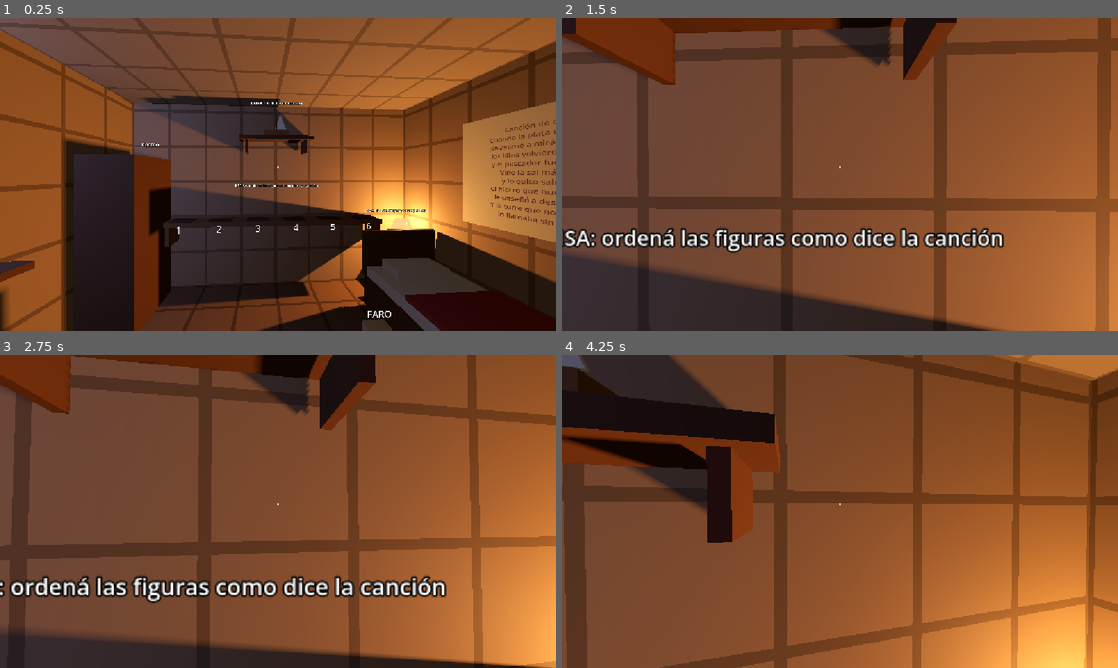
Above: before the commit, frames 1-4 (two rows, left to right).
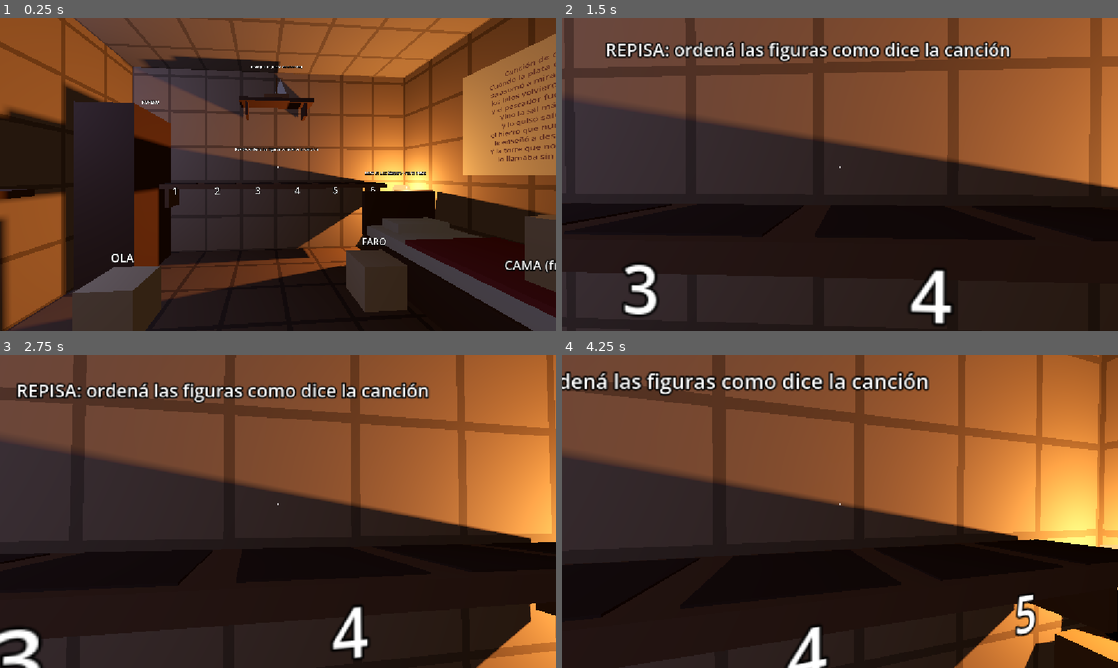
Above: after the commit, the same moments.

Repository: FacuWitt/tp_cved_juego
Game: Godot game, scene res://scenes/memories/m1_habitacion/m1_habitacion.tscn
Same seed, same stepped clock (60 frames per second), same inputs: the game is played once before the commit and once after it. This scene is started directly instead of the project's main scene.
Inputs (mouse positions are in pixels of both pictures, inside the frame that each line leads up to):
- Up to frame 1 (0.25 s): no input
- Up to frame 2 (1.5 s): tap Enter at 0.5 s; move the mouse to (867, 174) at 0.52 s; hold E (interact) 0.53-1.28 s; hold W (move_forward) from 0.53 s (still down); tap Space (jump) at 0.77, 1.07 s; tap Shift (sprint) at 0.8, 1.35 s; move the mouse to (812, 174) at 1.27 s
- Up to frame 3 (2.75 s): keep holding W (move_forward); tap Space (jump) at 1.52, 1.55, 1.82, 2.1 s; move the mouse to (289, 505) at 2.02 s; hold E (interact) from 2.03 s (still down)
- Up to frame 4 (4.25 s): keep holding W (move_forward); move the mouse to (834, 517) at 2.77 s; release E (interact) at 2.78 s; click (834, 517) at 2.85 s; tap Space (jump) at 3.02, 3.32, 3.77, 3.8, 4.07 s; tap Shift (sprint) at 3.05 s; move the mouse to (878, 514) at 3.52 s; hold E (interact) from 3.53 s (still down)

The runs differ from the first frame. In frame 1, 62% of the frame differs, in the area x 0-100%, y 0-100%; in frame 2, 69%; in frame 3, 73%; in frame 4, 86%.

Commit message:
tune(m1): perspectiva de nene de 7 años
- Figuras del puzzle más grandes (de 22 cm a 36 cm) y repisa más profunda.
- Perfil de jugador "nene" solo para la M1 (player_settings_child.tres):
  ojos a 1,1 m, camina un poco más lento y salta menos. El player original no cambia.

Co-Authored-By: Claude Opus 5.5 <noreply@anthropic.com>
Claude-Session: https://claude.ai/code/session_01UHLAKF6bBBEfM8DwHwKKJe

Diff:
--- /dev/null
+++ b/config/player_settings_child.tres
@@ -0,0 +1,10 @@
+[gd_resource type="Resource" script_class="PlayerSettings" format=3]
+
+[ext_resource type="Script" path="res://scripts/config/player_settings.gd" id="1_child"]
+
+[resource]
+script = ExtResource("1_child")
+walk_speed = 3.2
+sprint_speed = 5.0
+jump_velocity = 4.0
+camera_height = 1.1
--- a/scenes/interaction/puzzle_piece.tscn
+++ b/scenes/interaction/puzzle_piece.tscn
@@ -4,10 +4,10 @@
 [ext_resource type="Resource" path="res://config/pickup_settings.tres" id="2_e"]
 
 [sub_resource type="BoxMesh" id="BoxMesh_3_s"]
-size = Vector3(0.22, 0.22, 0.22)
+size = Vector3(0.36, 0.36, 0.36)
 
 [sub_resource type="BoxShape3D" id="BoxShape3D_4_s"]
-size = Vector3(0.22, 0.22, 0.22)
+size = Vector3(0.36, 0.36, 0.36)
 
 [sub_resource type="StandardMaterial3D" id="StandardMaterial3D_5_s"]
 albedo_color = Color(0.78, 0.66, 0.48, 1)
@@ -26,7 +26,7 @@
 shape = SubResource("BoxShape3D_4_s")
 
 [node name="Label3D" type="Label3D" parent="."]
-position = Vector3(0, 0.24, 0)
+position = Vector3(0, 0.32, 0)
 pixel_size = 0.003
 text = "PIEZA"
 font_size = 28
--- a/scenes/memories/m1_habitacion/m1_habitacion.tscn
+++ b/scenes/memories/m1_habitacion/m1_habitacion.tscn
@@ -6,12 +6,13 @@
 [ext_resource type="PackedScene" path="res://scenes/memories/m1_habitacion/props.tscn" id="4_e"]
 [ext_resource type="PackedScene" path="res://scenes/memories/m1_habitacion/puzzle.tscn" id="5_e"]
 [ext_resource type="PackedScene" path="res://scenes/player/player.tscn" id="6_e"]
-[ext_resource type="Script" path="res://scripts/ui/interaction_prompt.gd" id="7_e"]
-[ext_resource type="Resource" path="res://config/interaction_prompt_settings.tres" id="8_e"]
-[ext_resource type="Script" path="res://scripts/ui/reticle_dot.gd" id="9_e"]
-[ext_resource type="Script" path="res://scripts/ui/subtitle_display.gd" id="10_e"]
+[ext_resource type="Resource" path="res://config/player_settings_child.tres" id="7_e"]
+[ext_resource type="Script" path="res://scripts/ui/interaction_prompt.gd" id="8_e"]
+[ext_resource type="Resource" path="res://config/interaction_prompt_settings.tres" id="9_e"]
+[ext_resource type="Script" path="res://scripts/ui/reticle_dot.gd" id="10_e"]
+[ext_resource type="Script" path="res://scripts/ui/subtitle_display.gd" id="11_e"]
 
-[sub_resource type="Environment" id="Environment_11_s"]
+[sub_resource type="Environment" id="Environment_12_s"]
 background_mode = 1
 background_color = Color(0.02, 0.025, 0.04, 1)
 ambient_light_source = 2
@@ -51,6 +52,7 @@
 
 [node name="Player" parent="." instance=ExtResource("6_e")]
 position = Vector3(-0.2, 0.05, 1.0)
+settings = ExtResource("7_e")
 
 [node name="HUD" type="CanvasLayer" parent="."]
 
--- a/scenes/memories/m1_habitacion/puzzle.tscn
+++ b/scenes/memories/m1_habitacion/puzzle.tscn
@@ -14,15 +14,15 @@
 roughness = 0.85
 
 [sub_resource type="BoxShape3D" id="BoxShape3D_7_s"]
-size = Vector3(0.42, 0.3, 0.32)
+size = Vector3(0.46, 0.4, 0.42)
 
 [node name="Puzzle" type="Node3D"]
 
 [node name="Shelf" type="Node3D" parent="."]
 
 [node name="Board" type="CSGBox3D" parent="Shelf"]
-position = Vector3(0, 0.95, -1.84)
-size = Vector3(2.9, 0.06, 0.32)
+position = Vector3(0, 0.95, -1.79)
+size = Vector3(2.9, 0.06, 0.42)
 material = SubResource("StandardMaterial3D_5_s")
 use_collision = true
 
@@ -51,15 +51,15 @@
 position = Vector3(-1.25, 0, -1.84)
 
 [node name="Mark" type="CSGBox3D" parent="Slot1"]
-position = Vector3(0, 0.9825, 0)
-size = Vector3(0.3, 0.005, 0.25)
+position = Vector3(0, 0.9825, 0.05)
+size = Vector3(0.4, 0.005, 0.36)
 material = SubResource("StandardMaterial3D_6_s")
 
 [node name="SnapPoint" type="Marker3D" parent="Slot1"]
-position = Vector3(0, 1.09, 0)
+position = Vector3(0, 1.16, 0.05)
 
 [node name="PlacementSlot" type="Area3D" parent="Slot1" node_paths=PackedStringArray("snap_point")]
-position = Vector3(0, 1.13, 0)
+position = Vector3(0, 1.2, 0.05)
 script = ExtResource("1_e")
 snap_point = NodePath("../SnapPoint")
 
@@ -67,7 +67,7 @@
 shape = SubResource("BoxShape3D_7_s")
 
 [node name="Number" type="Label3D" parent="Slot1"]
-position = Vector3(0, 0.9, 0.17)
+position = Vector3(0, 0.9, 0.27)
 pixel_size = 0.003
 text = "1"
 font_size = 40
@@ -78,15 +78,15 @@
 position = Vector3(-0.75, 0, -1.84)
 
 [node name="Mark" type="CSGBox3D" parent="Slot2"]
-position = Vector3(0, 0.9825, 0)
-size = Vector3(0.3, 0.005, 0.25)
+position = Vector3(0, 0.9825, 0.05)
+size = Vector3(0.4, 0.005, 0.36)
 material = SubResource("StandardMaterial3D_6_s")
 
 [node name="SnapPoint" type="Marker3D" parent="Slot2"]
-position = Vector3(0, 1.09, 0)
+position = Vector3(0, 1.16, 0.05)
 
 [node name="PlacementSlot" type="Area3D" parent="Slot2" node_paths=PackedStringArray("snap_point")]
-position = Vector3(0, 1.13, 0)
+position = Vector3(0, 1.2, 0.05)
 script = ExtResource("1_e")
 snap_point = NodePath("../SnapPoint")
 
@@ -94,7 +94,7 @@
 shape = SubResource("BoxShape3D_7_s")
 
 [node name="Number" type="Label3D" parent="Slot2"]
-position = Vector3(0, 0.9, 0.17)
+position = Vector3(0, 0.9, 0.27)
 pixel_size = 0.003
 text = "2"
 font_size = 40
@@ -105,15 +105,15 @@
 position = Vector3(-0.25, 0, -1.84)
 
 [node name="Mark" type="CSGBox3D" parent="Slot3"]
-position = Vector3(0, 0.9825, 0)
-size = Vector3(0.3, 0.005, 0.25)
+position = Vector3(0, 0.9825, 0.05)
+size = Vector3(0.4, 0.005, 0.36)
 material = SubResource("StandardMaterial3D_6_s")
 
 [node name="SnapPoint" type="Marker3D" parent="Slot3"]
-position = Vector3(0, 1.09, 0)
+position = Vector3(0, 1.16, 0.05)
 
 [node name="PlacementSlot" type="Area3D" parent="Slot3" node_paths=PackedStringArray("snap_point")]
-position = Vector3(0, 1.13, 0)
+position = Vector3(0, 1.2, 0.05)
 script = ExtResource("1_e")
 snap_point = NodePath("../SnapPoint")
 
@@ -121,7 +121,7 @@
 shape = SubResource("BoxShape3D_7_s")
 
 [node name="Number" type="Label3D" parent="Slot3"]
-position = Vector3(0, 0.9, 0.17)
+position = Vector3(0, 0.9, 0.27)
 pixel_size = 0.003
 text = "3"
 font_size = 40
@@ -132,15 +132,15 @@
 position = Vector3(0.25, 0, -1.84)
 
 [node name="Mark" type="CSGBox3D" parent="Slot4"]
-position = Vector3(0, 0.9825, 0)
-size = Vector3(0.3, 0.005, 0.25)
+position = Vector3(0, 0.9825, 0.05)
+size = Vector3(0.4, 0.005, 0.36)
 material = SubResource("StandardMaterial3D_6_s")
 
 [node name="SnapPoint" type="Marker3D" parent="Slot4"]
-position = Vector3(0, 1.09, 0)
+position = Vector3(0, 1.16, 0.05)
 
 [node name="PlacementSlot" type="Area3D" parent="Slot4" node_paths=PackedStringArray("snap_point")]
-position = Vector3(0, 1.13, 0)
+position = Vector3(0, 1.2, 0.05)
 script = ExtResource("1_e")
 snap_point = NodePath("../SnapPoint")
 
@@ -148,7 +148,7 @@
 shape = SubResource("BoxShape3D_7_s")
 
 [node name="Number" type="Label3D" parent="Slot4"]
-position = Vector3(0, 0.9, 0.17)
+position = Vector3(0, 0.9, 0.27)
 pixel_size = 0.003
 text = "4"
 font_size = 40
@@ -159,15 +159,15 @@
 position = Vector3(0.75, 0, -1.84)
 
 [node name="Mark" type="CSGBox3D" parent="Slot5"]
-position = Vector3(0, 0.9825, 0)
-size = Vector3(0.3, 0.005, 0.25)
+position = Vector3(0, 0.9825, 0.05)
+size = Vector3(0.4, 0.005, 0.36)
 material = SubResource("StandardMaterial3D_6_s")
 
 [node name="SnapPoint" type="Marker3D" parent="Slot5"]
-position = Vector3(0, 1.09, 0)
+position = Vector3(0, 1.16, 0.05)
 
 [node name="PlacementSlot" type="Area3D" parent="Slot5" node_paths=PackedStringArray("snap_point")]
-position = Vector3(0, 1.13, 0)
+position = Vector3(0, 1.2, 0.05)
 script = ExtResource("1_e")
 snap_point = NodePath("../SnapPoint")
 
@@ -175,7 +175,7 @@
 shape = SubResource("BoxShape3D_7_s")
 
 [node name="Number" type="Label3D" parent="Slot5"]
-position = Vector3(0, 0.9, 0.17)
+position = Vector3(0, 0.9, 0.27)
 pixel_size = 0.003
 text = "5"
 font_size = 40
@@ -186,15 +186,15 @@
 position = Vector3(1.25, 0, -1.84)
 
 [node name="Mark" type="CSGBox3D" parent="Slot6"]
-position = Vector3(0, 0.9825, 0)
-size = Vector3(0.3, 0.005, 0.25)
+position = Vector3(0, 0.9825, 0.05)
+size = Vector3(0.4, 0.005, 0.36)
 material = SubResource("StandardMaterial3D_6_s")
 
 [node name="SnapPoint" type="Marker3D" parent="Slot6"]
-position = Vector3(0, 1.09, 0)
+position = Vector3(0, 1.16, 0.05)
 
 [node name="PlacementSlot" type="Area3D" parent="Slot6" node_paths=PackedStringArray("snap_point")]
-position = Vector3(0, 1.13, 0)
+position = Vector3(0, 1.2, 0.05)
 script = ExtResource("1_e")
 snap_point = NodePath("../SnapPoint")
 
@@ -202,7 +202,7 @@
 shape = SubResource("BoxShape3D_7_s")
 
 [node name="Number" type="Label3D" parent="Slot6"]
-position = Vector3(0, 0.9, 0.17)
+position = Vector3(0, 0.9, 0.27)
 pixel_size = 0.003
 text = "6"
 font_size = 40
@@ -217,41 +217,41 @@
 [node name="Pieces" type="Node3D" parent="."]
 
 [node name="Luna" parent="Pieces" instance=ExtResource("4_e")]
-position = Vector3(-1.88, 1.12, 0.25)
+position = Vector3(-1.9, 1.19, 0.2)
 piece_id = &"luna"
 label_text = "LUNA"
 
 [node name="Red" parent="Pieces" instance=ExtResource("4_e")]
-position = Vector3(-1.75, 0.52, 1.62)
+position = Vector3(-1.6, 0.59, 1.68)
 piece_id = &"red"
 label_text = "RED"
 
 [node name="Pescador" parent="Pieces" instance=ExtResource("4_e")]
-position = Vector3(1.4, 0.63, 0.2)
+position = Vector3(1.45, 0.7, 0.15)
 piece_id = &"pescador"
 label_text = "PESCADOR"
 
 [node name="Ola" parent="Pieces" instance=ExtResource("4_e")]
-position = Vector3(-1.25, 0.12, -0.55)
+position = Vector3(-1.2, 0.19, -0.55)
 piece_id = &"ola"
 label_text = "OLA"
 
 [node name="Ancla" parent="Pieces" instance=ExtResource("4_e")]
-position = Vector3(-0.85, 0.12, 0.75)
+position = Vector3(-0.7, 0.19, 0.6)
 piece_id = &"ancla"
 label_text = "ANCLA"
 
 [node name="Faro" parent="Pieces" instance=ExtResource("4_e")]
-position = Vector3(0.85, 0.12, -0.75)
+position = Vector3(0.8, 0.19, -0.75)
 piece_id = &"faro"
 label_text = "FARO"
 
 [node name="Barco" parent="Pieces" instance=ExtResource("4_e")]
-position = Vector3(0.3, 0.12, 1.7)
+position = Vector3(0.3, 0.19, 1.7)
 piece_id = &"barco"
 label_text = "BARCO EN TORMENTA (cuadrito)"
 
 [node name="Marea" parent="Pieces" instance=ExtResource("4_e")]
-position = Vector3(-1.45, 0.52, 1.75)
+position = Vector3(-1.05, 0.19, 1.8)
 piece_id = &"marea"
 label_text = "MAREA (cuadrito)"
Not shown: 3 places in scenes/memories/m1_habitacion/m1_habitacion.tscn that only renumber resources
